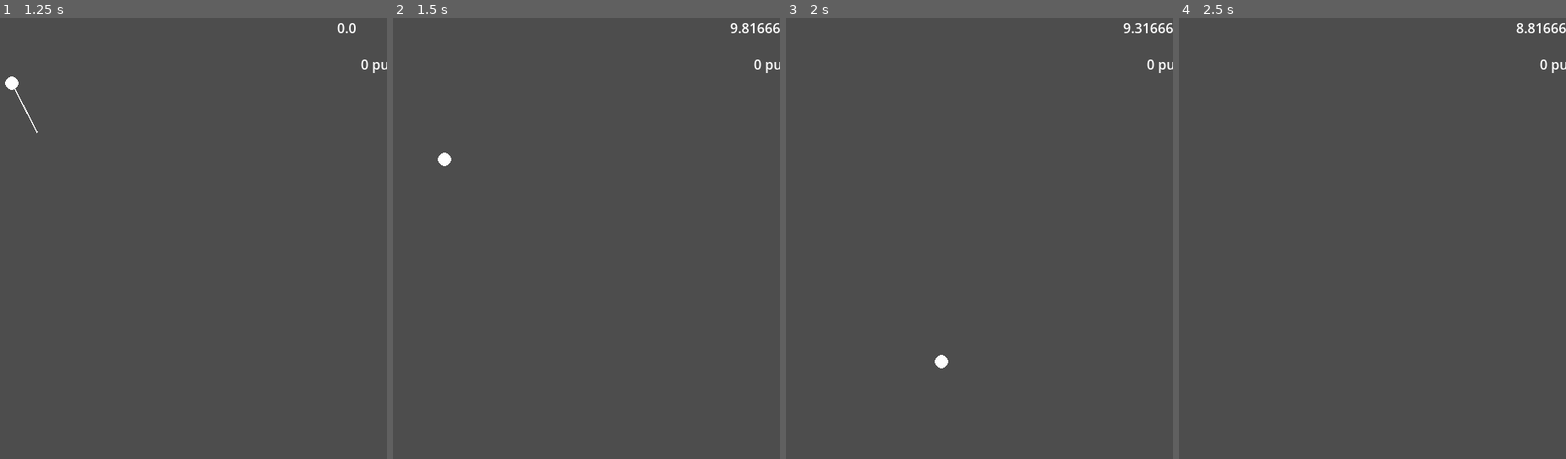
Above: before the commit, frames 1-4 (left to right).
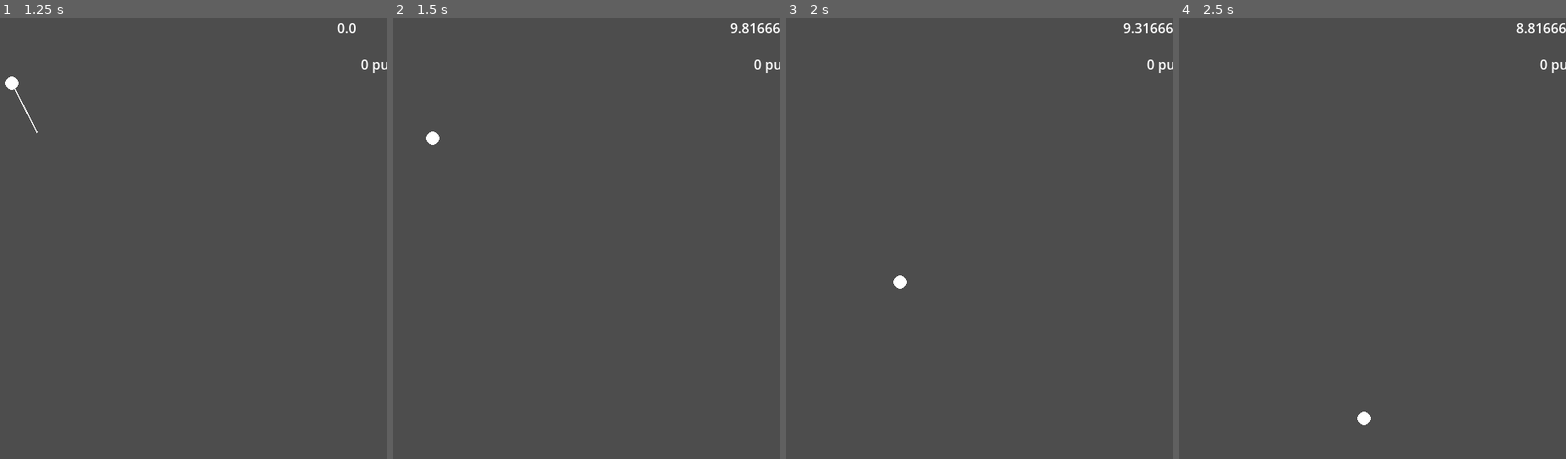
Above: after the commit, the same moments.

Repository: autumn-heights/levelherup-jam-2026
Game: Godot game, scene res://scenes/world.tscn
The game is run twice, just before and just after one commit, with the same random seed, the same clock (stepped at 60 frames per second) and the same inputs.
Inputs (mouse positions are in pixels of both pictures, inside the frame that each line leads up to):
- Up to frame 1 (1.25 s): tap Enter at 0.5 s; move the mouse to (135, 322) at 0.52 s; press the mouse at (135, 322) at 0.53 s
- Up to frame 2 (1.5 s): tap Space at 1.25 s; move the mouse to (687, 295) at 1.27 s; release the mouse at (687, 295) at 1.28 s; click (687, 295) at 1.35 s
- Up to frame 3 (2 s): no input
- Up to frame 4 (2.5 s): move the mouse to (1198, 159) at 2.02 s; press the mouse at (1198, 159) at 2.03 s

Frame 1 is identical in both runs. In frame 2, 0.2% of the frame differs, in the area x 8-16%, y 25-34%; in frame 3, 0.2%; in frame 4, less than 0.1%.

Commit message:
updated stretchy marker

Diff:
--- a/fill-bucket-golf/scenes/thrower.gd
+++ b/fill-bucket-golf/scenes/thrower.gd
@@ -1,8 +1,8 @@
 extends Node2D
 
-const MIN_MOUSE_DIST = 32;
-const MAX_MOUSE_DIST = 1000;
-const BAR_OFFSET = 32;
+const MIN_MOUSE_DIST = 12;
+const MAX_MOUSE_DIST = 400;
+const BAR_OFFSET = 12;
 
 var current_angle = 0;
 var current_power = 0;
@@ -45,8 +45,8 @@
 			current_power = (Vector2(0,0) - event.position).length();
 			current_power = clamp(current_power, MIN_MOUSE_DIST, MAX_MOUSE_DIST);
 
-			$MeterSprite.scale.x = max(1, current_power - BAR_OFFSET*2);
-			$MeterSprite.position.x = 0.5 * current_power + BAR_OFFSET;
+			$MeterSprite.scale.x = max(1, current_power*0.5 - (BAR_OFFSET * 2));
+			$MeterSprite.position.x = (0.5*$MeterSprite.scale.x) + BAR_OFFSET;
 
 	if event is InputEventMouseButton:
 		if event.is_action_pressed("Left_Click"):
